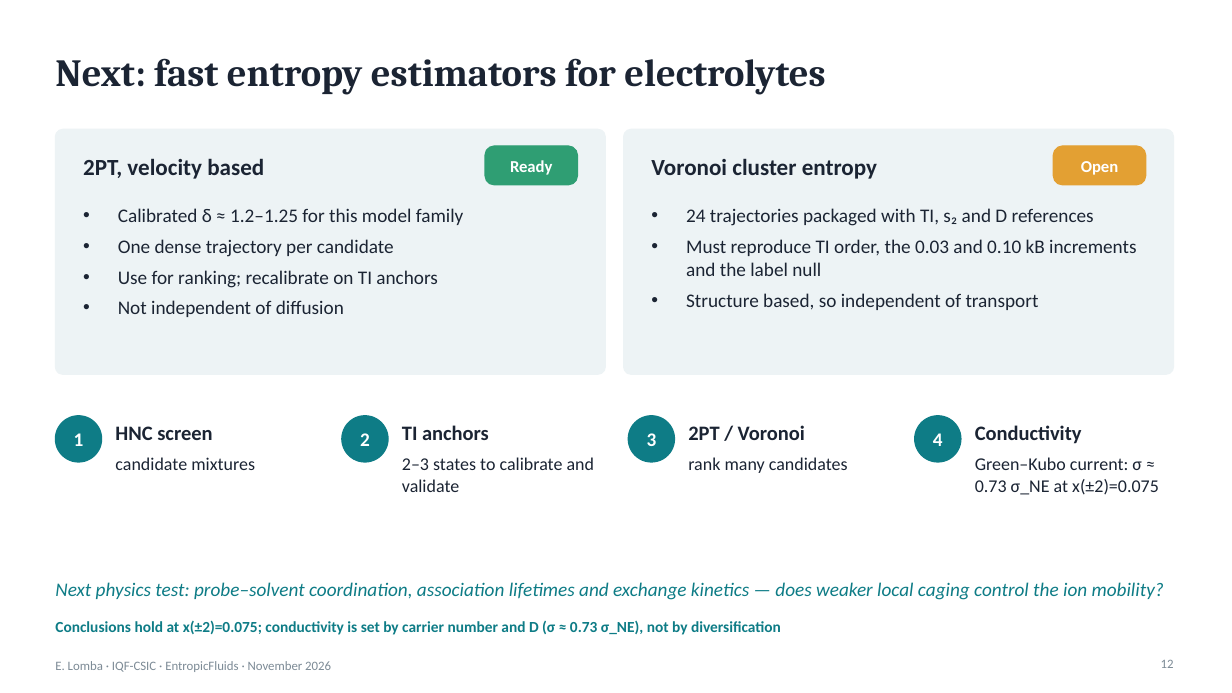
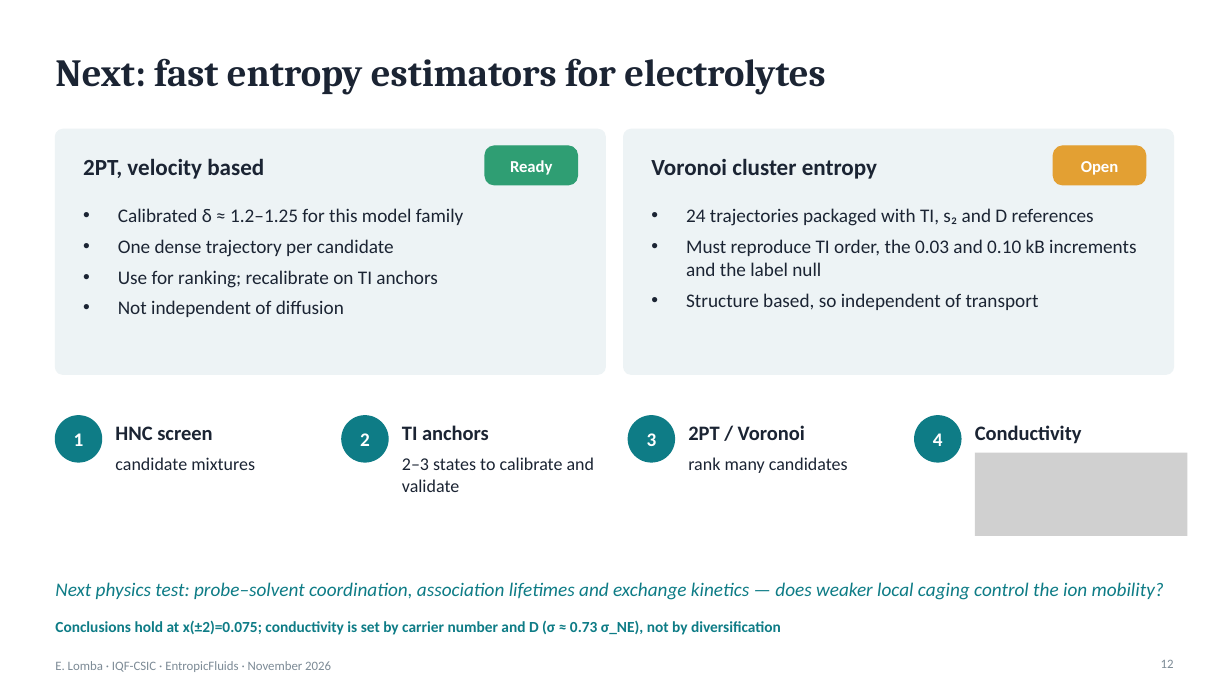
Before and after one commit to elomba/HNC-nCLJ, a slide deck: slide 12 of doc/slides/component_entropy_results.pptx. Drawn at 1232x693 pixels with LibreOffice and Linux fonts; fonts in the diff are those of the drawing; grey boxes stand for pictures. Boxes give left, top, right and bottom in pixels: in the first picture for what was removed or moved away, otherwise in the second. Text is boxed around its words. In the diff, an @@ line names an element or a change of style, - is before the commit and + after.

```diff
--- a/doc/slides/component_entropy_results.pptx
+++ b/doc/slides/component_entropy_results.pptx
@@ text removed at <box>975,457,1159,495</box> @@
-Green–Kubo current: σ ≈ 0.73 σ_NE at x(±2)=0.075
@@ picture added at <box>975,453,1188,536</box> @@
```
Also in this commit, not shown: 8 other slides changed.
